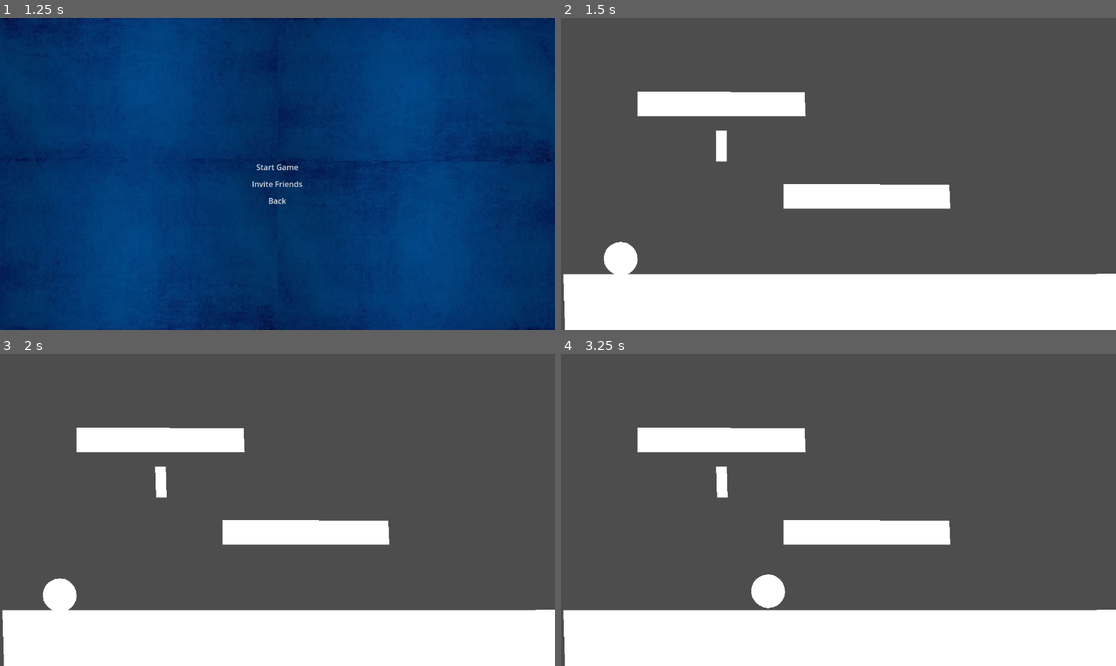
Above: before the commit, frames 1-4 (two rows, left to right).
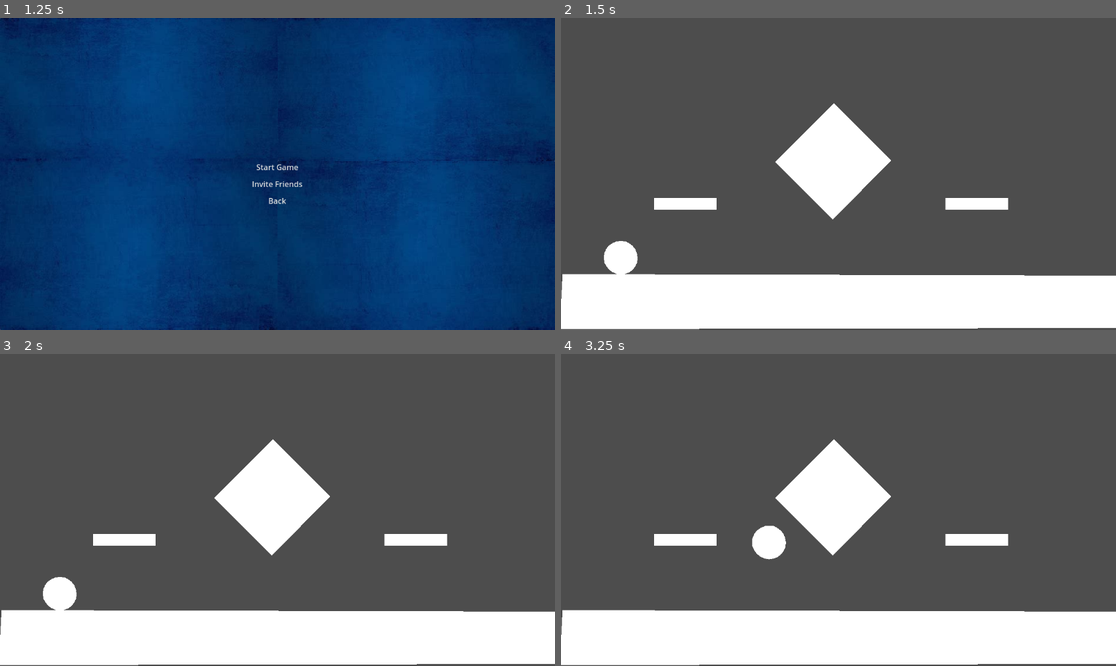
Above: after the commit, the same moments.

Repository: Zblaz/Rounds2
Game: Godot game, scene res://Scenes/main_menu.tscn
The game is run twice, just before and just after one commit, with the same random seed, the same clock (stepped at 60 frames per second) and the same inputs.
Inputs:
- Up to frame 1 (1.25 s): click "Lobby" at 0.5 s
- Up to frame 2 (1.5 s): click "Start Game" at 1.25 s
- Up to frame 3 (2 s): no input
- Up to frame 4 (3.25 s): tap Enter (ui_accept) at 2, 2.27, 3.02 s; hold Right (ui_right) from 2.03 s (still down)

Frame 1 is identical in both runs. In frame 2, 9.5% of the frame differs, in the area x 0-100%, y 23-100%; in frame 3, 9.5%; in frame 4, 10%.

Commit message:
added death

Diff:
--- a/Scenes/player.tscn
+++ b/Scenes/player.tscn
@@ -3,7 +3,7 @@
 [ext_resource type="Script" path="res://Scripts/player.gd" id="1_v0s2h"]
 
 [sub_resource type="CircleShape2D" id="CircleShape2D_lgl50"]
-radius = 35.2278
+radius = 35.0
 
 [node name="CharacterBody2D" type="CharacterBody2D"]
 script = ExtResource("1_v0s2h")
--- a/Scenes/test_world.tscn
+++ b/Scenes/test_world.tscn
@@ -1,72 +1,76 @@
-[gd_scene load_steps=5 format=3 uid="uid://duetot553lyv2"]
+[gd_scene load_steps=7 format=3 uid="uid://duetot553lyv2"]
 
-[ext_resource type="Script" path="res://Scenes/rigid_body_2d.gd" id="1_8iggm"]
 [ext_resource type="PackedScene" uid="uid://m1bjk5tikiey" path="res://Scenes/player.tscn" id="1_wnav8"]
 
-[sub_resource type="RectangleShape2D" id="RectangleShape2D_dmq6o"]
-size = Vector2(22, 64)
+[sub_resource type="GDScript" id="GDScript_wnldm"]
+script/source = "extends Node2D
 
-[sub_resource type="CircleShape2D" id="CircleShape2D_8gqi2"]
-radius = 35.2278
 
-[node name="Node2D" type="Node2D"]
 
-[node name="RigidBody2D" type="RigidBody2D" parent="."]
-position = Vector2(332.708, 266.162)
-gravity_scale = 0.36
-can_sleep = false
-script = ExtResource("1_8iggm")
+func _on_area_2d_area_entered(area: Area2D) -> void:
+	pass # Replace with function body.
+"
 
-[node name="CollisionShape2D" type="CollisionShape2D" parent="RigidBody2D"]
-shape = SubResource("RectangleShape2D_dmq6o")
+[sub_resource type="RectangleShape2D" id="RectangleShape2D_qs1tx"]
+size = Vector2(167, 171.231)
 
-[node name="Polygon2D" type="Polygon2D" parent="RigidBody2D/CollisionShape2D"]
-polygon = PackedVector2Array(-11, 32, 11, 32, 11, -32, -11, -32)
+[sub_resource type="RectangleShape2D" id="RectangleShape2D_nh53d"]
+size = Vector2(130, 24.2162)
 
-[node name="PinJoint2D" type="PinJoint2D" parent="RigidBody2D/CollisionShape2D/Polygon2D"]
-position = Vector2(1.29218, -48.1617)
-node_a = NodePath("../../../../StaticBody2D2")
-node_b = NodePath("../../..")
-motor_target_velocity = 0.222879
+[sub_resource type="GDScript" id="GDScript_jllaa"]
+script/source = "extends Area2D
 
-[node name="StaticBody2D" type="StaticBody2D" parent="."]
 
-[node name="CollisionPolygon2D" type="CollisionPolygon2D" parent="StaticBody2D"]
-position = Vector2(7, -14)
-polygon = PackedVector2Array(-7, 551, 1160, 546, 1163, 649, -3, 654)
 
-[node name="Polygon2D" type="Polygon2D" parent="StaticBody2D/CollisionPolygon2D"]
-position = Vector2(5, -229)
-scale = Vector2(1, 1.40741)
-polygon = PackedVector2Array(-3, 654, 1163, 650, 1163, 550.263, -7, 551)
+func _on_body_entered(body: CharacterBody2D) -> void:
+		print('death')
+"
 
-[node name="CollisionPolygon2D2" type="CollisionPolygon2D" parent="StaticBody2D"]
-position = Vector2(-7, -205)
-polygon = PackedVector2Array(468, 551, 814, 551, 815, 601, 468, 600)
+[sub_resource type="CircleShape2D" id="CircleShape2D_vrwba"]
+radius = 55.0364
 
-[node name="Polygon2D" type="Polygon2D" parent="StaticBody2D/CollisionPolygon2D2"]
-position = Vector2(471.07, 275.972)
-scale = Vector2(0.295727, 0.496984)
-polygon = PackedVector2Array(-7, 654, 1163, 654, 1156.24, 553.393, -7, 551)
+[node name="Map1" type="Node2D"]
+script = SubResource("GDScript_wnldm")
 
-[node name="CharacterBody2D" parent="." instance=ExtResource("1_wnav8")]
+[node name="Obstacles" type="StaticBody2D" parent="."]
 
-[node name="CollisionShape2D2" type="CollisionShape2D" parent="CharacterBody2D"]
-position = Vector2(124, 488)
-shape = SubResource("CircleShape2D_8gqi2")
+[node name="Floor" type="CollisionPolygon2D" parent="Obstacles"]
+polygon = PackedVector2Array(-1, 646, 1159, 643, 1154, 534, 1, 533)
 
-[node name="Polygon2D" type="Polygon2D" parent="CharacterBody2D/CollisionShape2D2"]
-position = Vector2(5.126e-06, -0.393243)
-scale = Vector2(0.795455, 0.786517)
-polygon = PackedVector2Array(0, -44, 12, -43, 22, -38, 31, -31, 38, -22, 42, -12, 44, 0, 43, 12, 38, 23, 31, 32, 22, 39, 11, 43, 0, 45, -11, 43, -22, 38, -31, 31, -38, 22, -43, 12, -44, -1, -43, -11, -38, -23, -32, -31, -22, -38, -11, -43)
+[node name="Floor_shape" type="Polygon2D" parent="Obstacles/Floor"]
+position = Vector2(0.813392, 0)
+scale = Vector2(1.27113, 1)
+polygon = PackedVector2Array(2, 532, -3, 646, 908, 644, 907, 535)
 
-[node name="StaticBody2D2" type="StaticBody2D" parent="."]
+[node name="Diamond" type="CollisionShape2D" parent="Obstacles"]
+position = Vector2(565, 298)
+rotation = 0.785398
+shape = SubResource("RectangleShape2D_qs1tx")
 
-[node name="CollisionPolygon2D3" type="CollisionPolygon2D" parent="StaticBody2D2"]
-position = Vector2(-309, -397)
-polygon = PackedVector2Array(468, 551, 814, 551, 815, 601, 468, 600)
+[node name="Diamond_shape" type="Polygon2D" parent="Obstacles/Diamond"]
+polygon = PackedVector2Array(84.8527, 86.267, 83.4385, -86.267, -84.1458, -86.9741, -84.1458, 85.56)
 
-[node name="Polygon2D" type="Polygon2D" parent="StaticBody2D2/CollisionPolygon2D3"]
-position = Vector2(470, 276)
-scale = Vector2(0.298041, 0.496984)
-polygon = PackedVector2Array(-7, 654, 1163, 654, 1156.24, 553.393, -7, 551)
+[node name="Platform_left" type="CollisionShape2D" parent="Obstacles"]
+position = Vector2(258, 385.892)
+shape = SubResource("RectangleShape2D_nh53d")
+
+[node name="Platform_left_shape" type="Polygon2D" parent="Obstacles/Platform_left"]
+polygon = PackedVector2Array(65, 12.1081, -65, 12.1081, -65, -11.8919, 65, -11.8919)
+
+[node name="Platform_right" type="CollisionShape2D" parent="Obstacles"]
+position = Vector2(863, 386)
+shape = SubResource("RectangleShape2D_nh53d")
+
+[node name="Platform_right_shape" type="Polygon2D" parent="Obstacles/Platform_right"]
+polygon = PackedVector2Array(-65, -12, 65, -12, 65, 12, -65, 12)
+
+[node name="Player" parent="." instance=ExtResource("1_wnav8")]
+
+[node name="Area2D" type="Area2D" parent="."]
+script = SubResource("GDScript_jllaa")
+
+[node name="CollisionShape2D" type="CollisionShape2D" parent="Area2D"]
+position = Vector2(564, 475)
+shape = SubResource("CircleShape2D_vrwba")
+
+[connection signal="body_entered" from="Area2D" to="Player" method="_on_area_2d_body_entered"]
--- a/Scripts/player.gd
+++ b/Scripts/player.gd
@@ -1,6 +1,6 @@
 extends CharacterBody2D
 
-
+var radius = 50
 const SPEED = 300.0
 const JUMP_VELOCITY = -600.0
 
@@ -21,5 +21,7 @@
 		velocity.x = direction * SPEED
 	else:
 		velocity.x = move_toward(velocity.x, 0, SPEED)
+	move_and_slide()
 
-	move_and_slide()
+func _on_area_2d_body_entered(area: CharacterBody2D):
+	hide()
